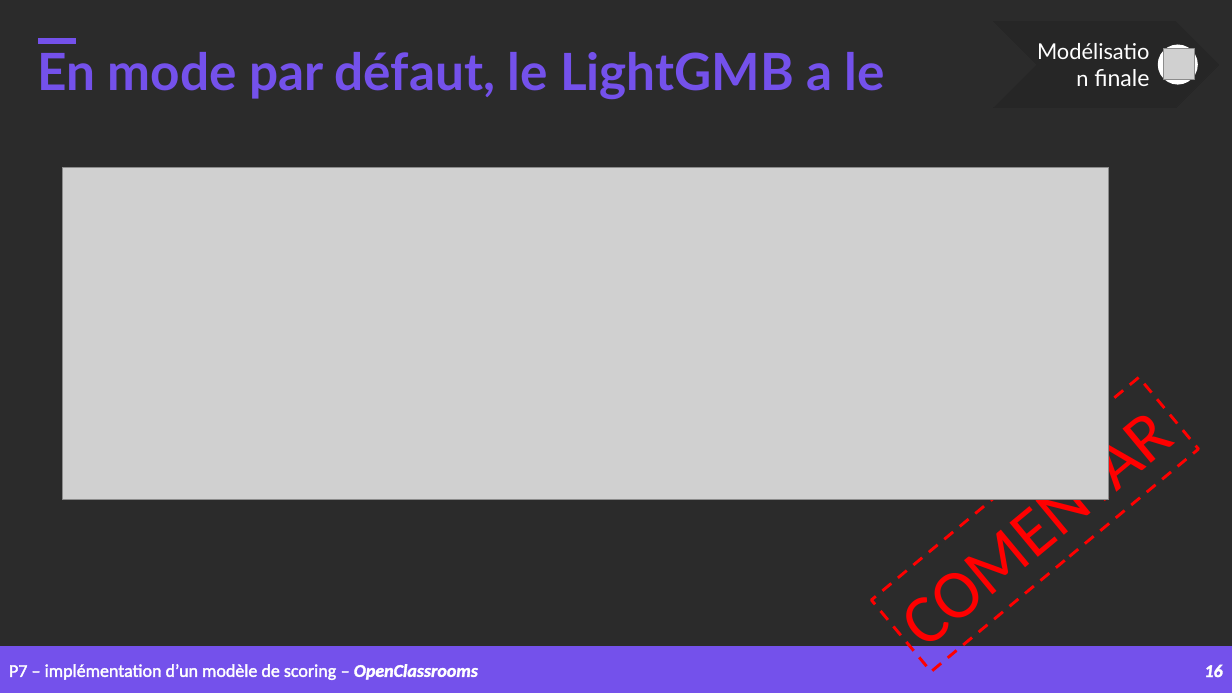
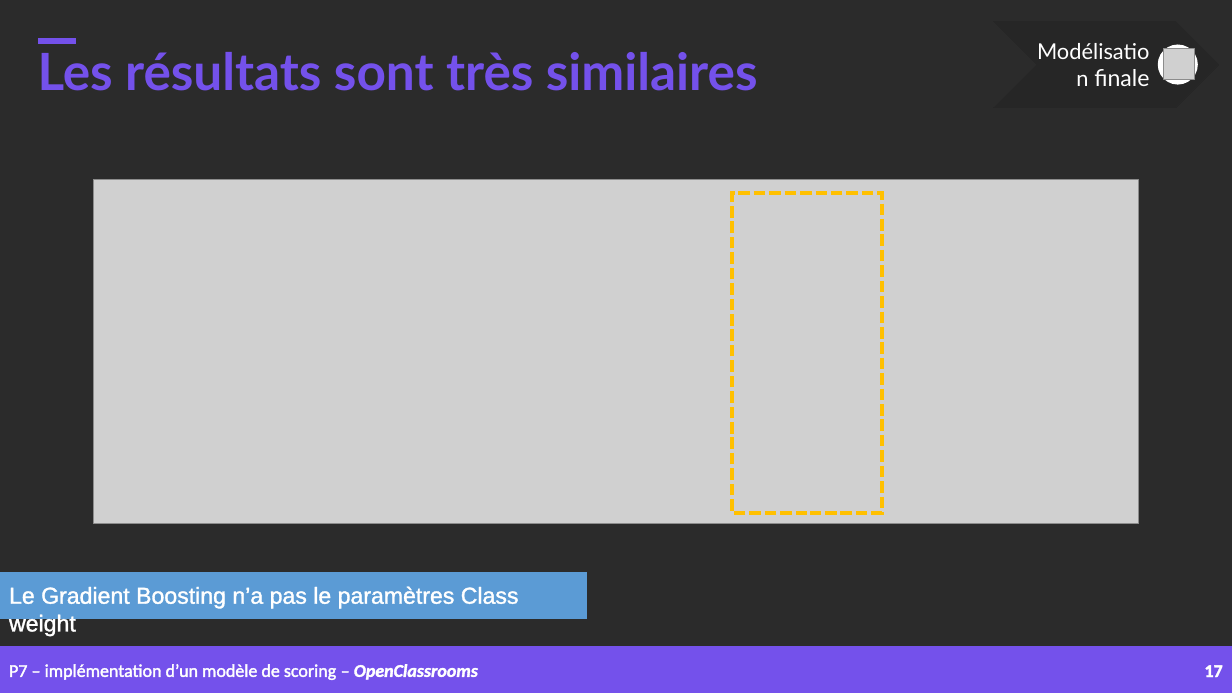
Before and after one commit to samirhinojosa/OC-P7-IMPLEMENT-A-SCORING-MODEL, a slide deck: slide 17 of supports/P7_presentation_final_v3.pptx (slide 16 before the commit). Drawn at 1232x693 pixels with LibreOffice and Linux fonts; fonts in the diff are those of the drawing; grey boxes stand for pictures; background and template pictures are left out; a plain dark background stands for a picture behind light text. Boxes give left, top, right and bottom in pixels: in the first picture for what was removed or moved away, otherwise in the second. Text is boxed around its words. In the diff, an @@ line names an element or a change of style, - is before the commit and + after.

```diff
--- a/supports/P7_presentation_final_v3.pptx
+++ b/supports/P7_presentation_final_v3.pptx
@@ text at (38,52,758,91): text changed @@
-En mode par défaut, le LightGMB a le
+Les résultats sont très similaires
@@ picture: place and size @@
-picture at (63,167,1109,499)
+picture at (93,179,1139,524)
@@ rectangle added at (732,193,882,513), outline #FFC000 3 pt dashed @@
@@ rectangle removed at (872,377,1199,672) @@
-COMENTAR
@@ rectangle added at (0,572,587,618), fill #5B9BD5, outline #5B9BD5 1 pt @@
@@ text added at (9,586,519,609), 18 pt, text #FFFFFF @@
+Le Gradient Boosting n’a pas le paramètres Class weight
@@ page number at (1204,665,1222,677): text changed; italic off @@
-16
+17
```
Also in this commit, not shown: 9 other slides changed, 3 slides added, 14 slides removed, 3 other files.
